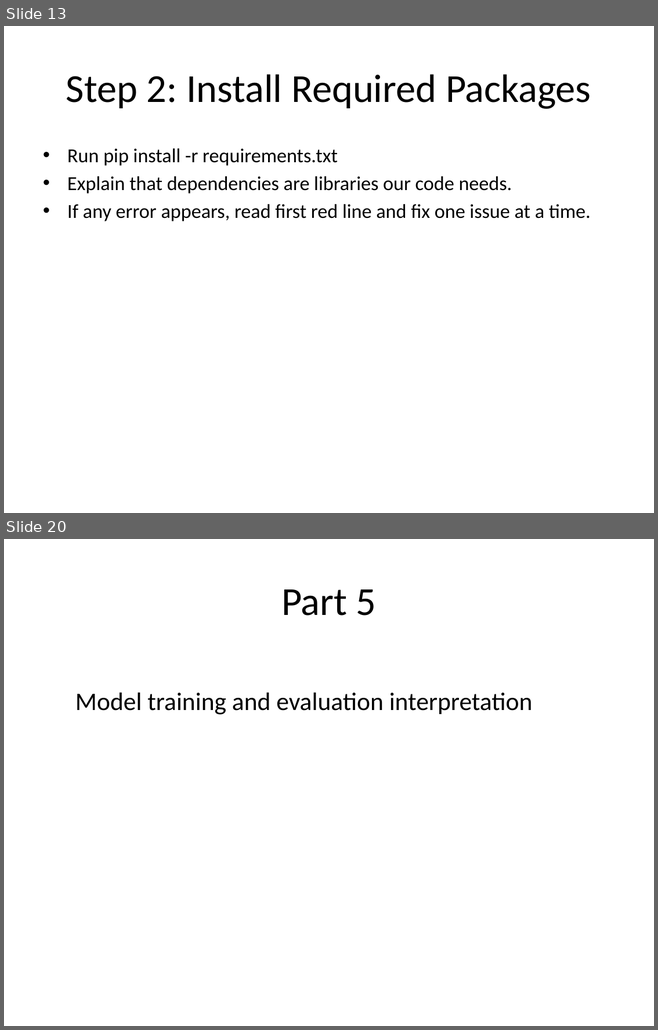
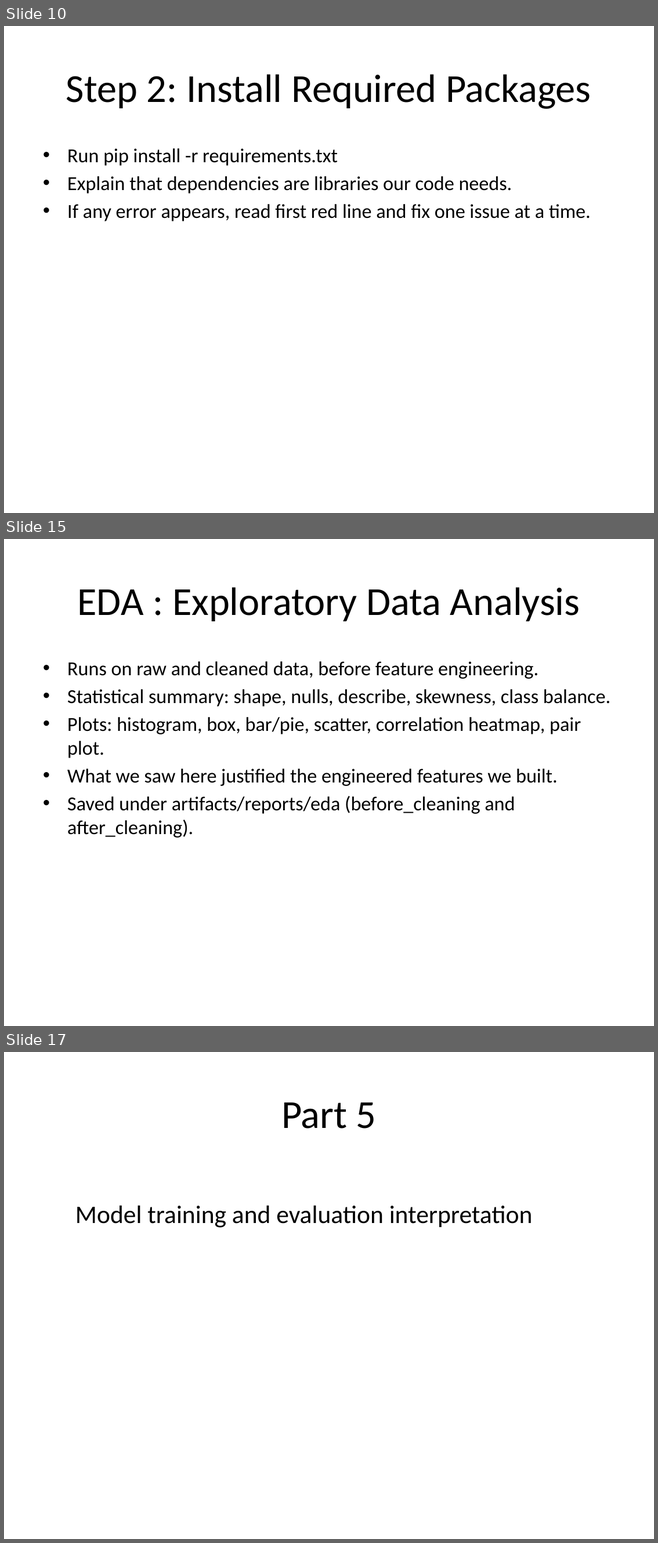
Before and after one commit to Meenakshipro/My-Projects, a slide deck: Project 3/docs/Rapido_Student_Teaching_Deck.pptx. Shown one above the other, each under a label of ours: slides 13 and 20 before the commit, slides 10, 15 and 17 after it; the slides between them are not shown. The pictures are 658x1030 and 658x1543 pixels, drawn with LibreOffice and Linux fonts; fonts in the diff are those of the drawing. Boxes give left, top, right and bottom in pixels: in the first picture for what was removed or moved away, otherwise in the second. Text is boxed around its words. In the diff, an @@ line names an element or a change of style, - is before the commit and + after.

```diff
--- a/Project 3/docs/Rapido_Student_Teaching_Deck.pptx
+++ b/Project 3/docs/Rapido_Student_Teaching_Deck.pptx
@@ slide 15 added at [4,539,654,1026], background #FFFFFF @@
@@ title added at [78,587,579,621], 44 pt, text #000000 @@
+EDA : Exploratory Data Analysis
@@ text added at [67,661,610,838], 22 pt, text #000000 @@
+• Runs on raw and cleaned data, before feature engineering.
+• Statistical summary: shape, nulls, describe, skewness, class balance.
+• Plots: histogram, box, bar/pie, scatter, correlation heatmap, pair plot.
+• What we saw here justified the engineered features we built.
+• Saved under artifacts/reports/eda (before_cleaning and after_cleaning).
@@ what was slide 13 is now slide 10 @@
@@ what was slide 20 is now slide 17 @@
```
Also in this commit, not shown: 13 slides changed, 11 slides removed, 4 other files.
